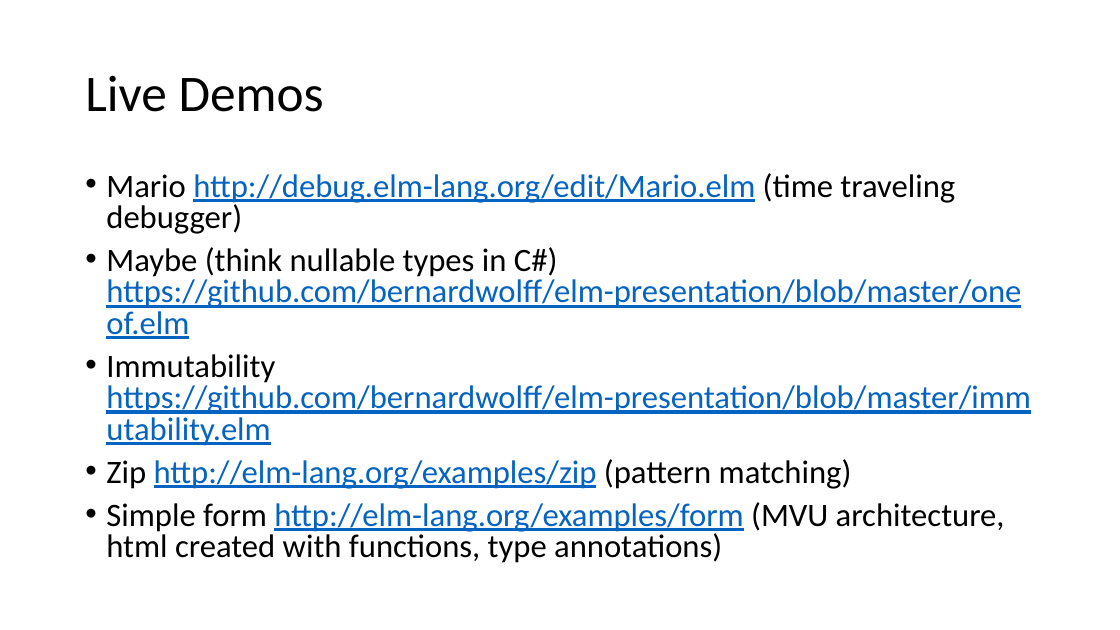
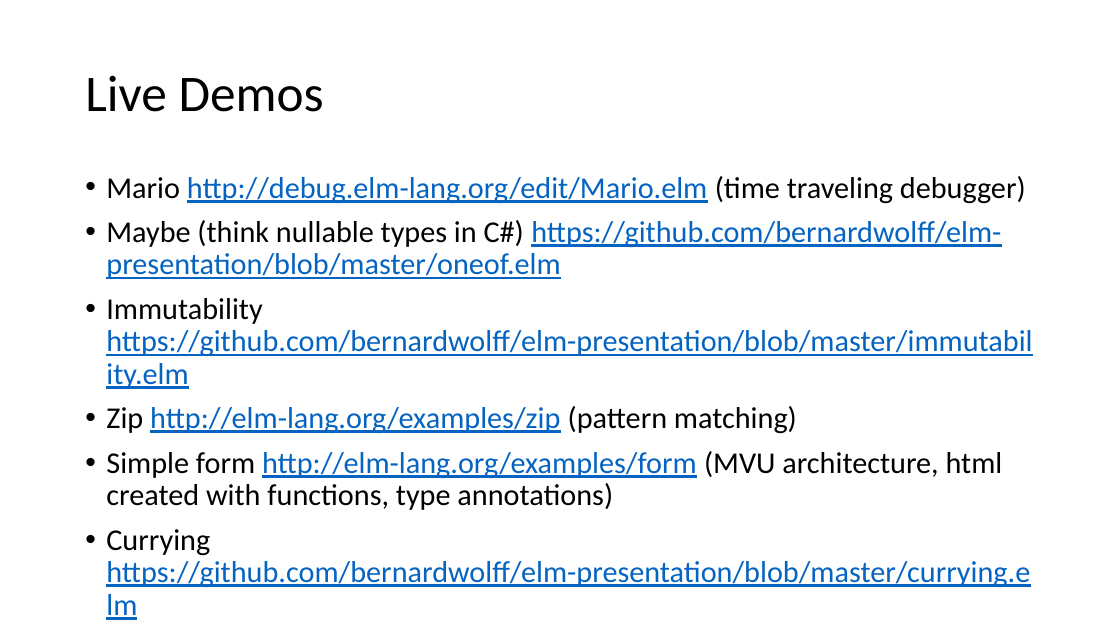
Before and after one commit to bernardwolff/elm-presentation, a slide deck: slide 8 of Elm Lunch Talk.pptx. Drawn at 1120x630 pixels with LibreOffice and Linux fonts; fonts in the diff are those of the drawing. Boxes give left, top, right and bottom in pixels: in the first picture for what was removed or moved away, otherwise in the second. Text is boxed around its words. In the diff, an @@ line names an element or a change of style, - is before the commit and + after.

Commit message:
add currying example to power point

```diff
--- a/Elm Lunch Talk.pptx
+++ b/Elm Lunch Talk.pptx
@@ text at (x1=106, y1=176, x2=1032, y2=510): size 28 to 25.9 pt in "Mario http://debug.elm-lang.org/edit/Mario.elm (time traveli ...", "Maybe (think nullable types in C#) https://github.com/bernar ...", "Immutability https://github.com/bernardwolff/elm-presentatio ...", "Zip http://elm-lang.org/examples/zip (pattern matching)" and 1 more places; line spacing 0.8 to 0.9 @@
@@ text at (x1=106, y1=529, x2=1030, y2=588): paragraph added @@
+• Currying https://github.com/bernardwolff/elm-presentation/blob/master/currying.elm
```
